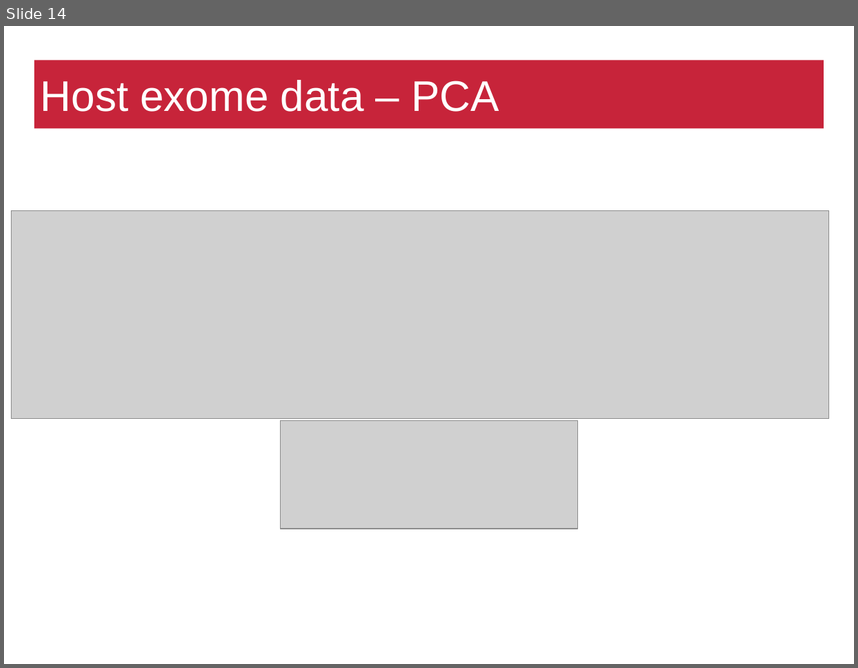
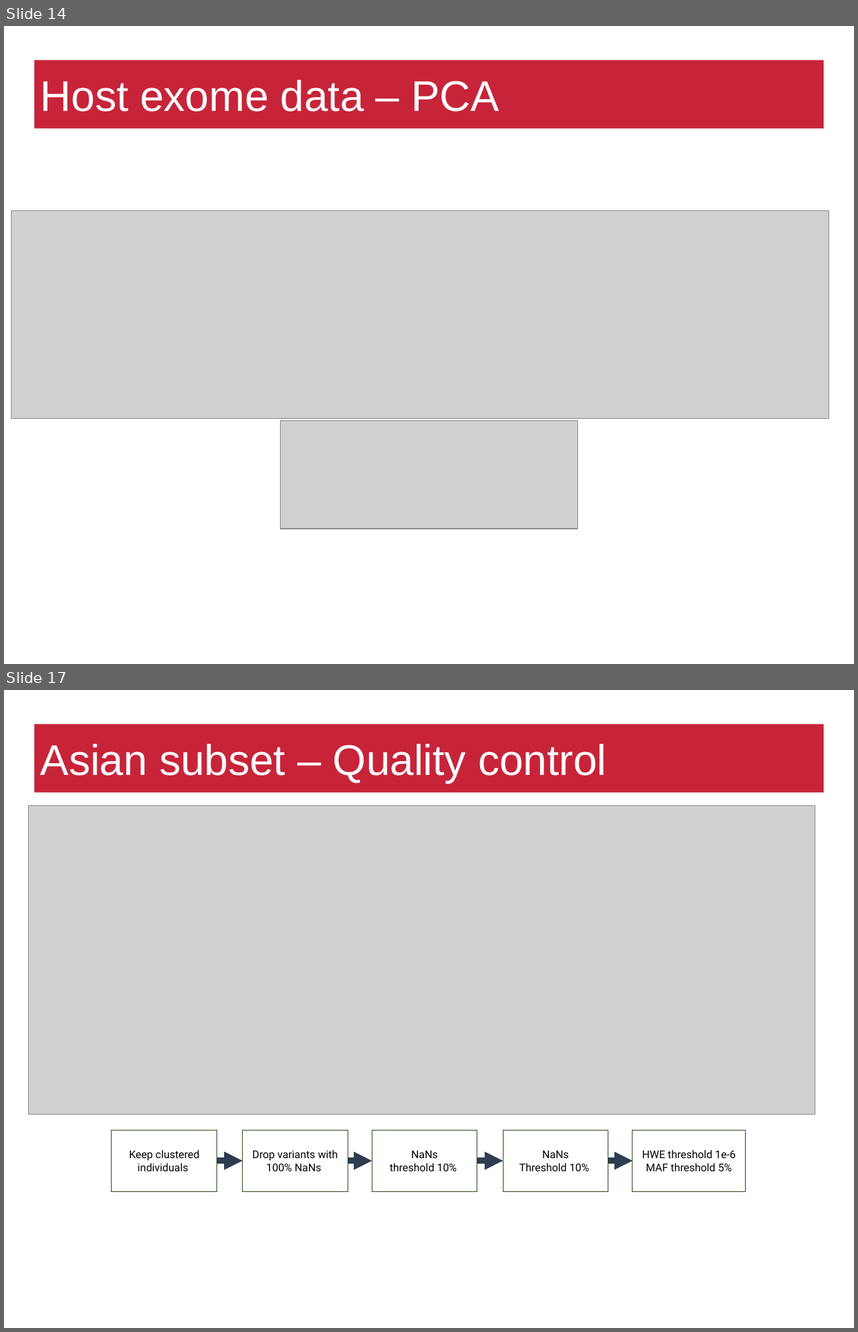
Before and after one commit to matthiaszeller/HBV, a slide deck: Presentation.odp. Shown one above the other, each under a label of ours: slide 14 before the commit, slides 14 and 17 after it; the slides between them are not shown. The pictures are 858x668 and 858x1332 pixels, drawn with LibreOffice and Linux fonts; fonts in the diff are those of the drawing; grey boxes stand for pictures; background and template pictures are left out. Boxes give left, top, right and bottom in pixels: in the first picture for what was removed or moved away, otherwise in the second. Text is boxed around its words. In the diff, an @@ line names an element or a change of style, - is before the commit and + after.

```diff
--- a/Presentation.odp
+++ b/Presentation.odp
@@ slide 17 added at box(4, 690, 854, 1328), background #FFFFFF @@
@@ title added at box(34, 724, 824, 793), fill #C7243A, 40 pt, text #FFFFFF @@
+Asian subset – Quality control
@@ picture added at box(29, 806, 815, 1114) @@
@@ rectangle added at box(112, 1130, 218, 1192), outline #2B511A 0 pt, 10 pt, text #000000 @@
+Keep clustered
+individuals
@@ rectangle added at box(242, 1130, 348, 1192), outline #2B511A 0 pt, 10 pt, text #000000 @@
+Drop variants with
+100% NaNs
@@ rectangle added at box(372, 1130, 477, 1192), outline #2B511A 0 pt, 10 pt, text #000000 @@
+NaNs
+threshold 10%
@@ rectangle added at box(503, 1130, 608, 1192), outline #2B511A 0 pt, 10 pt, text #000000 @@
+NaNs
+Threshold 10%
@@ rectangle added at box(633, 1130, 745, 1192), outline #2B511A 0 pt, 10 pt, text #000000 @@
+HWE threshold 1e-6
+MAF threshold 5%
@@ arrow added from (217, 1161) to (242, 1161), #2C3E50 5.67 pt @@
@@ arrow added from (348, 1161) to (372, 1161), #2C3E50 5.67 pt @@
@@ arrow added from (477, 1161) to (503, 1161), #2C3E50 5.67 pt @@
@@ arrow added from (608, 1161) to (633, 1161), #2C3E50 5.67 pt @@
@@ page number added at box(648, 1283, 846, 1327), 14 pt, text #FFFFFF @@
+17
```
Also in this commit, not shown: 9 slides changed, 4 other slides added, 4 slides removed.
